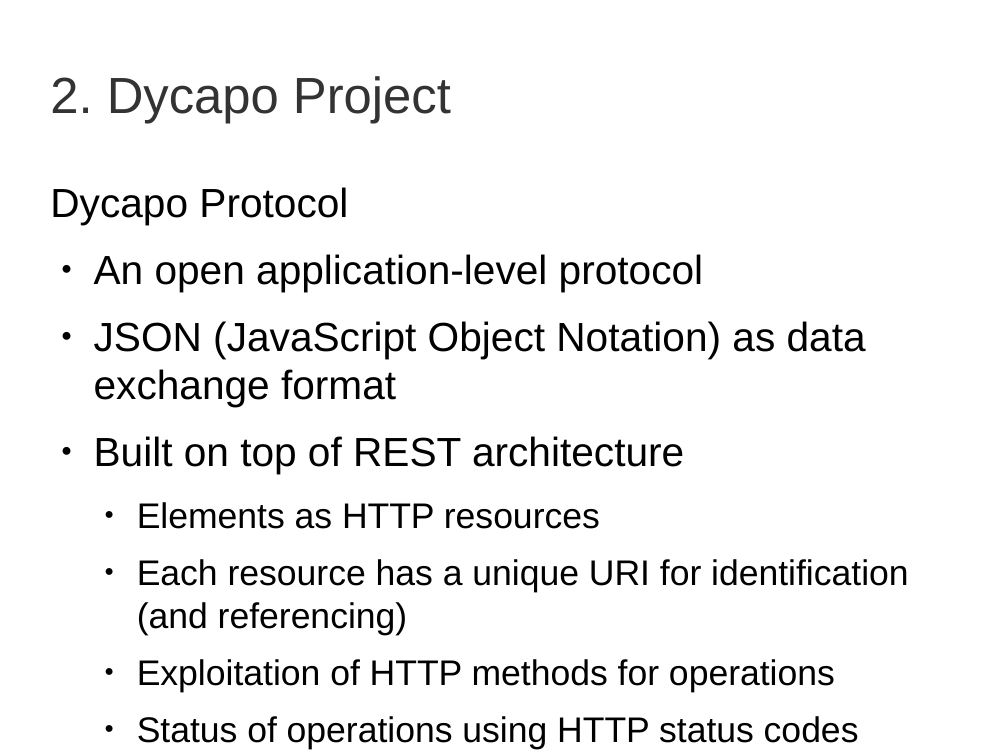
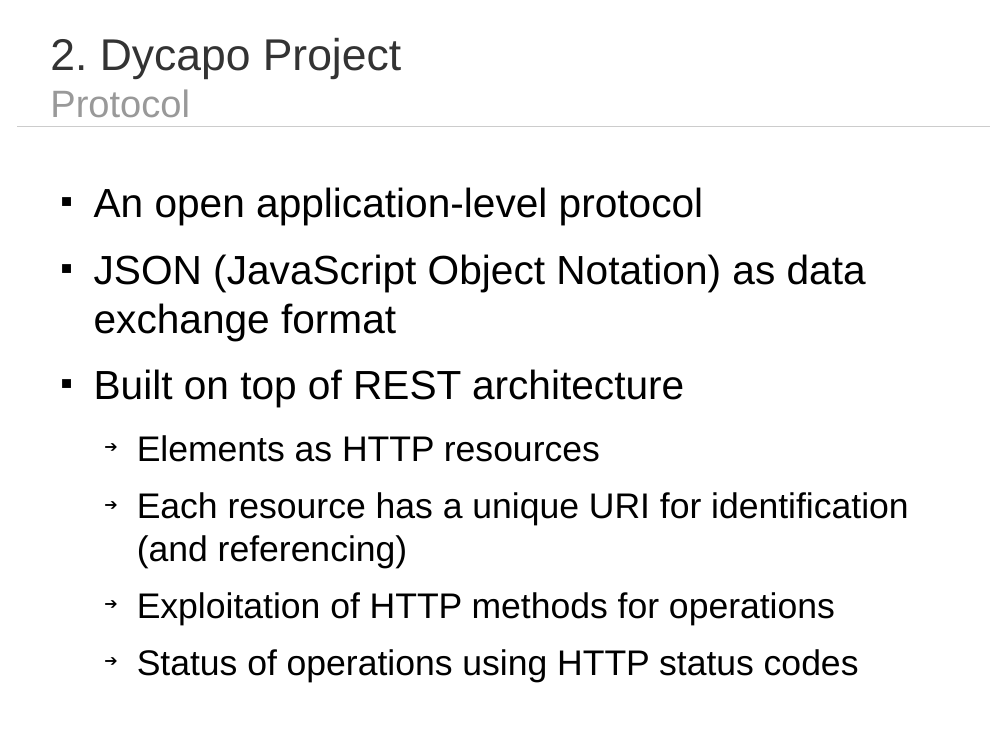
Before and after one commit to dgraziotin/dycapo-thesis, a slide deck: slide 9 of presentation/dycapo.odp. Drawn at 1008x756 pixels with LibreOffice and Linux fonts; fonts in the diff are those of the drawing. Boxes give left, top, right and bottom in pixels: in the first picture for what was removed or moved away, otherwise in the second. Text is boxed around its words. In the diff, an @@ line names an element or a change of style, - is before the commit and + after.

```diff
--- a/presentation/dycapo.odp
+++ b/presentation/dycapo.odp
@@ title at box(50, 37, 401, 117): text changed; size 40 to 35 pt @@
-2. Dycapo Project
+2. Dycapo Project
+Protocol
@@ line added from (18, 126) to (991, 126), #CCCCCC 0 pt @@
@@ text "An open application-level protocol" at box(94, 187, 908, 682): bullet ● to ■; bullet ● to ➔ @@
@@ text at box(50, 187, 348, 225): paragraph removed @@
-Dycapo Protocol
```
Also in this commit, not shown: 11 other slides changed, 1 slide added, 1 slide removed.
